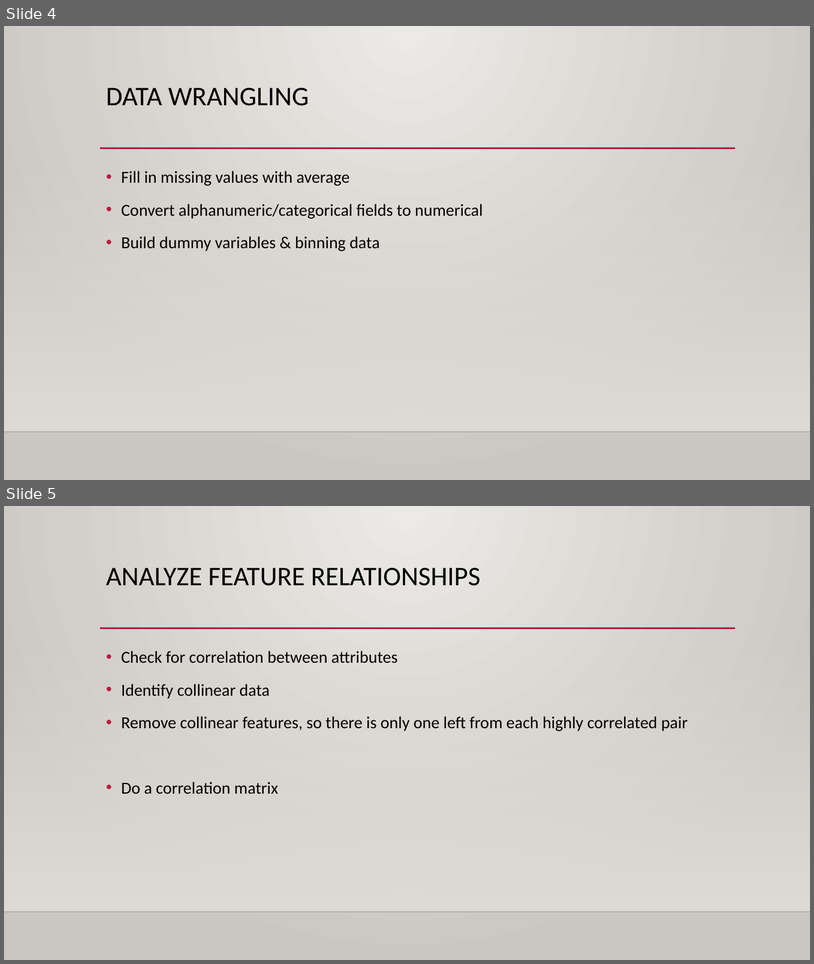
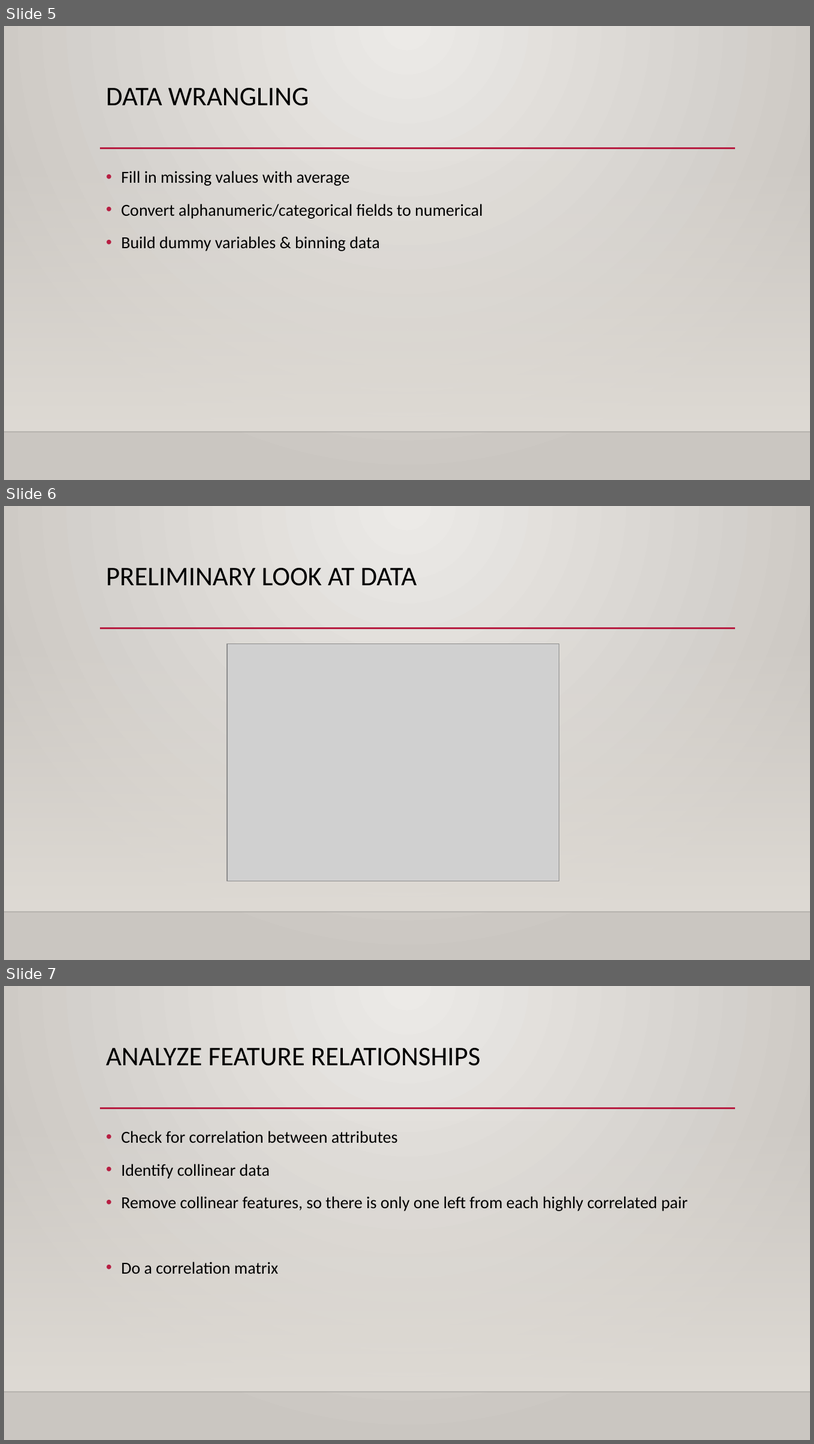
Before and after one commit to georgetown-analytics/XBUS-507-01.Applied_Data_Science, a slide deck: ADS-Spring2018/UCI Data set_ XBUS-507.pptx. Shown one above the other, each under a label of ours: slides 4 and 5 before the commit, slides 5, 6 and 7 after it. The pictures are 814x964 and 814x1444 pixels, drawn with LibreOffice and Linux fonts; fonts in the diff are those of the drawing; grey boxes stand for pictures; background and template pictures are left out. Boxes give left, top, right and bottom in pixels: in the first picture for what was removed or moved away, otherwise in the second. Text is boxed around its words. In the diff, an @@ line names an element or a change of style, - is before the commit and + after.

```diff
--- a/ADS-Spring2018/UCI Data set_ XBUS-507.pptx
+++ b/ADS-Spring2018/UCI Data set_ XBUS-507.pptx
@@ slide 6 added at (x1=4, y1=506, x2=810, y2=960), background gradient #ECEAE7 to #CAC7C1; not listed: 3 template elements that a slide beside it also shows @@
@@ title added at (x1=106, y1=568, x2=417, y2=586), 32 pt, text #000000 @@
+PRELIMINARY LOOK AT DATA
@@ picture added at (x1=227, y1=644, x2=560, y2=881) @@
@@ what was slide 4 is now slide 5 @@
@@ what was slide 5 is now slide 7 @@
```
Also in this commit, not shown: 2 other slides added.
